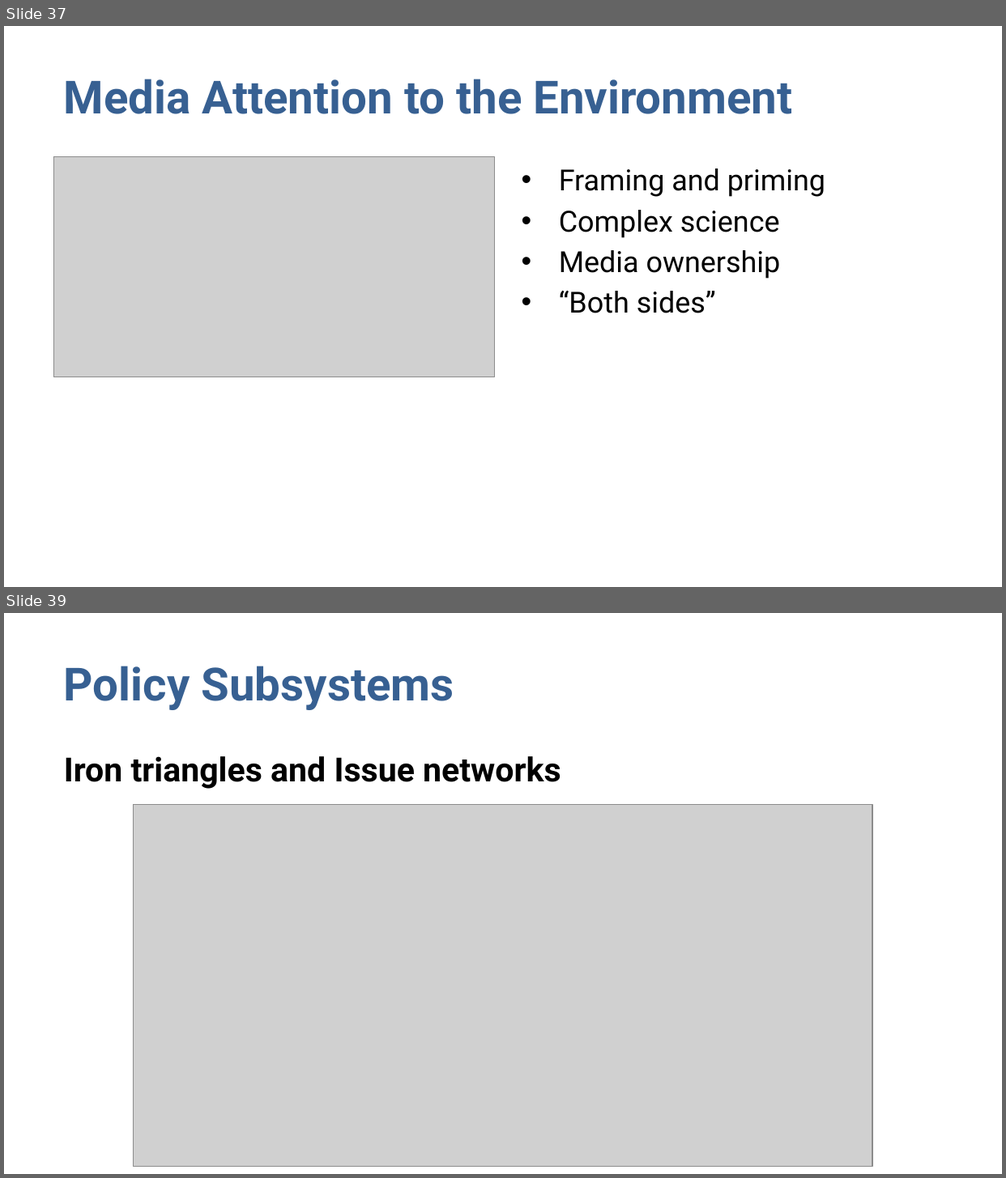
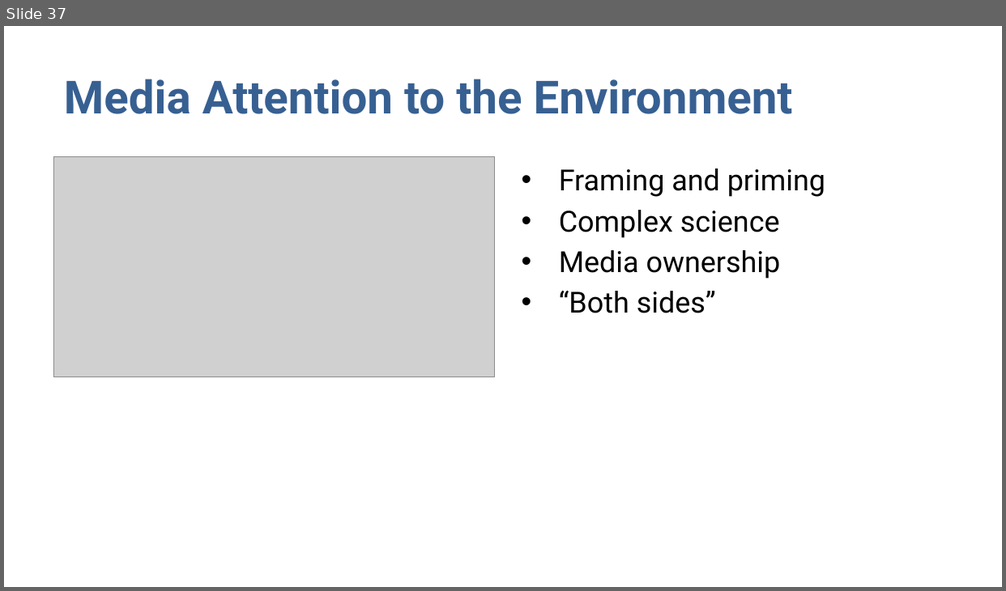
Before and after one commit to mnowlin/poli307, a slide deck: lectures/06-unofficial.pptx. Shown one above the other, each under a label of ours: slides 37 and 39 before the commit, slide 37 after it; the slides between them are not shown. The pictures are 1006x1178 and 1006x591 pixels, drawn with LibreOffice and Linux fonts; fonts in the diff are those of the drawing; grey boxes stand for pictures. Boxes give left, top, right and bottom in pixels: in the first picture for what was removed or moved away, otherwise in the second. Text is boxed around its words. In the diff, an @@ line names an element or a change of style, - is before the commit and + after.

```diff
--- a/lectures/06-unofficial.pptx
+++ b/lectures/06-unofficial.pptx
@@ slide 39 removed at <box>4,613,1002,1174</box>, background #FFFFFF @@
@@ title removed at <box>64,666,454,710</box> @@
-Policy Subsystems
@@ text removed at <box>64,756,560,789</box> @@
-Iron triangles and Issue networks
@@ picture removed at <box>134,805,872,1166</box> @@
```
Also in this commit, not shown: 1 slide changed, 1 other slide removed, 31 other files.
